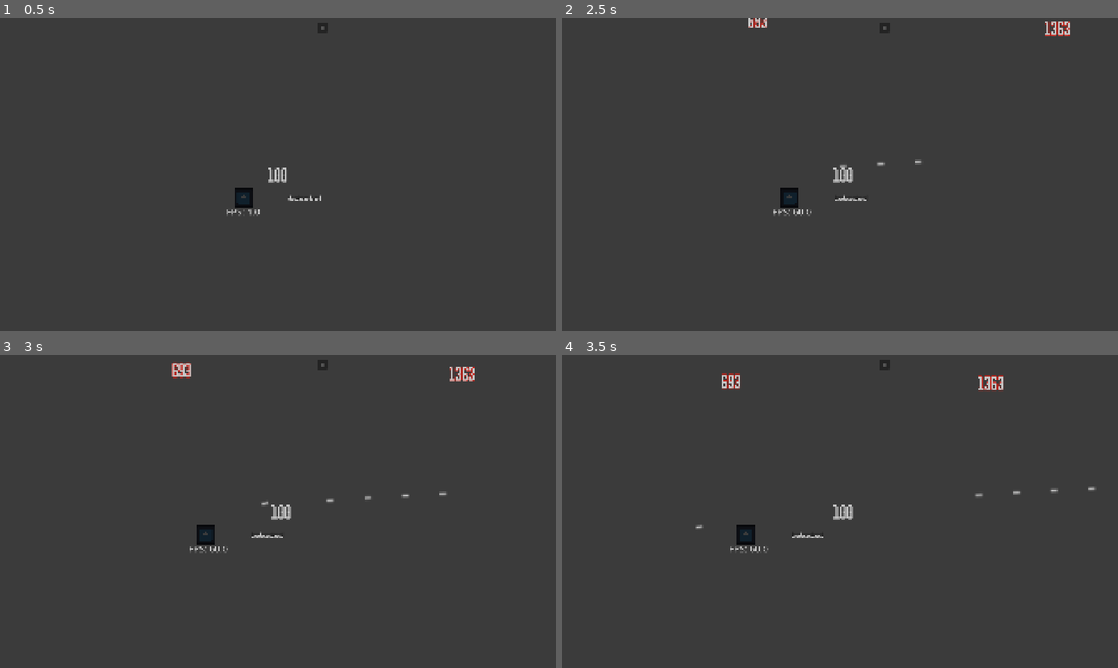
Above: before the commit, frames 1-4 (two rows, left to right).
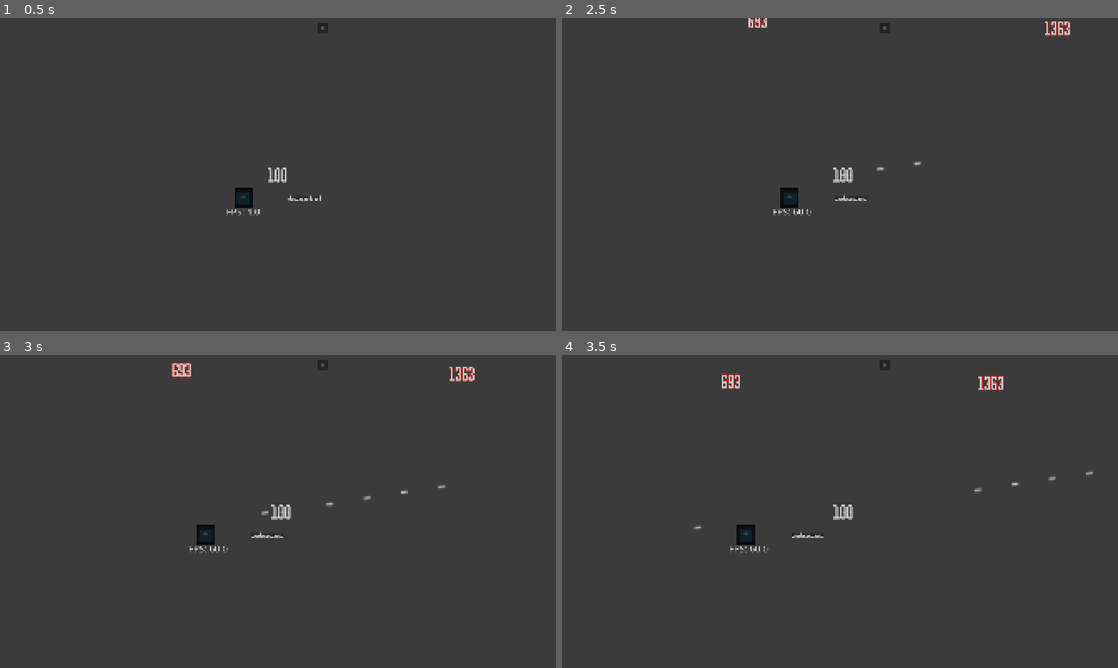
Above: after the commit, the same moments.

Repository: emon22830/KL20
Game: Godot game, scene res://src/main/main.tscn
Two runs of this game, one before a commit and one after it. Both use one fixed random seed, a clock stepped at 60 frames per second and the inputs below. The engine's default icon, where the game draws it, is replaced by a stand-in: a white triangle on a blue panel in a dark square.
Inputs (mouse positions are in pixels of both pictures, inside the frame that each line leads up to):
- Up to frame 1 (0.5 s): no input
- Up to frame 2 (2.5 s): click "II" at 0.5 s; click "RESUME" at 1.25 s; tap Enter (ui_accept) at 2, 2.27 s; move the mouse to (962, 158) at 2.02 s; press the mouse at (962, 158) at 2.03 s; hold D (move_right) from 2.03 s (still down)
- Up to frame 3 (3 s): keep holding D (move_right); move the mouse to (166, 527) at 2.77 s; release the mouse at (166, 527) at 2.78 s; click (166, 527) at 2.85 s
- Up to frame 4 (3.5 s): keep holding D (move_right); tap Enter (ui_accept) at 3.02 s

Frame 1 is identical in both runs. In frame 2, less than 0.1% of the frame differs, in the area x 50-65%, y 45-52%; in frame 3, 0.1%; in frame 4, 0.1%, in the area x 23-97%, y 37-56%.

Commit message:
bullet size and offset changed

Diff:
--- a/src/bullet/bullet.gd
+++ b/src/bullet/bullet.gd
@@ -6,12 +6,14 @@
 
 var direction := Vector2.RIGHT
 
-@onready var label : RichTextLabel = $RichTextLabel
-@onready var collidor :CollisionShape2D = $CollisionShape2D
+@onready var sprite : RichTextLabel = $Sprite
+@onready var collidor :CollisionShape2D = $Collider
 
 func _ready() -> void:
+	sprite.fit_content = true
+	sprite.autowrap_mode = TextServer.AUTOWRAP_OFF
 	rotation = direction.angle()
-	collidor.shape.size = label.get_minimum_size()
+	collidor.shape.size.x = sprite.get_minimum_size().x
 	get_tree().create_timer(lifetime).timeout.connect(queue_free)
 
 func _physics_process(delta: float) -> void:
--- a/src/bullet/bullet.tscn
+++ b/src/bullet/bullet.tscn
@@ -4,6 +4,7 @@
 [ext_resource type="FontFile" uid="uid://d3itg5u8xvefx" path="res://asset/font/AvenuePixel-Regular.otf" id="2_rdh5j"]
 
 [sub_resource type="RectangleShape2D" id="RectangleShape2D_lu8q3"]
+size = Vector2(20, 10)
 
 [node name="Bullet" type="Area2D" unique_id=935828773]
 scale = Vector2(4, 4)
@@ -11,23 +12,31 @@
 collision_mask = 4
 script = ExtResource("1_bullet")
 speed = 1500.0
-lifetime = 4.0
+lifetime = 10.0
 
-[node name="RichTextLabel" type="RichTextLabel" parent="." unique_id=1340836668]
-offset_left = -100.0
-offset_top = -30.0
-offset_right = 100.0
-offset_bottom = 30.0
+[node name="Sprite" type="RichTextLabel" parent="." unique_id=1340836668]
+anchors_preset = 8
+anchor_left = 0.5
+anchor_top = 0.5
+anchor_right = 0.5
+anchor_bottom = 0.5
+offset_left = -26.75
+offset_top = -27.25
+offset_right = 27.0
+offset_bottom = 23.75
+grow_horizontal = 2
+grow_vertical = 2
 mouse_filter = 2
 theme_override_fonts/normal_font = ExtResource("2_rdh5j")
 theme_override_font_sizes/normal_font_size = 48
 text = "-"
+fit_content = true
 scroll_active = false
 autowrap_mode = 0
 horizontal_alignment = 1
 vertical_alignment = 1
 
-[node name="CollisionShape2D" type="CollisionShape2D" parent="." unique_id=1162015644]
+[node name="Collider" type="CollisionShape2D" parent="." unique_id=1162015644]
 shape = SubResource("RectangleShape2D_lu8q3")
 
 [connection signal="area_entered" from="." to="." method="_on_area_entered"]
--- a/src/player/player.gd
+++ b/src/player/player.gd
@@ -53,7 +53,7 @@
 	get_tree().create_timer(fire_cooldown).timeout.connect(func(): can_shoot = true)
 
 	var bullet = bullet_scene.instantiate()
-	bullet.global_position = global_position + muzzle_offset
+	bullet.global_position = global_position
 	bullet.direction = (get_global_mouse_position() - bullet.global_position).normalized()
 	get_tree().current_scene.add_child(bullet)
 
